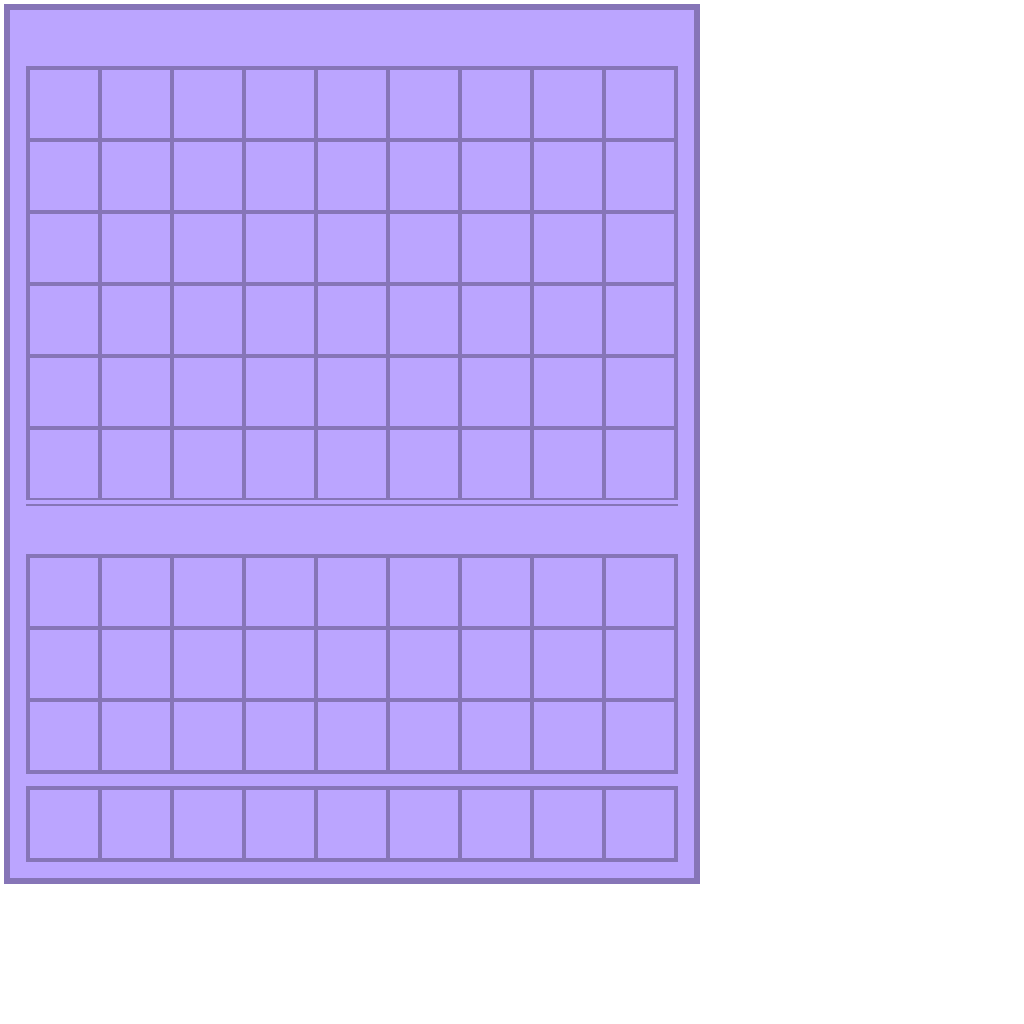
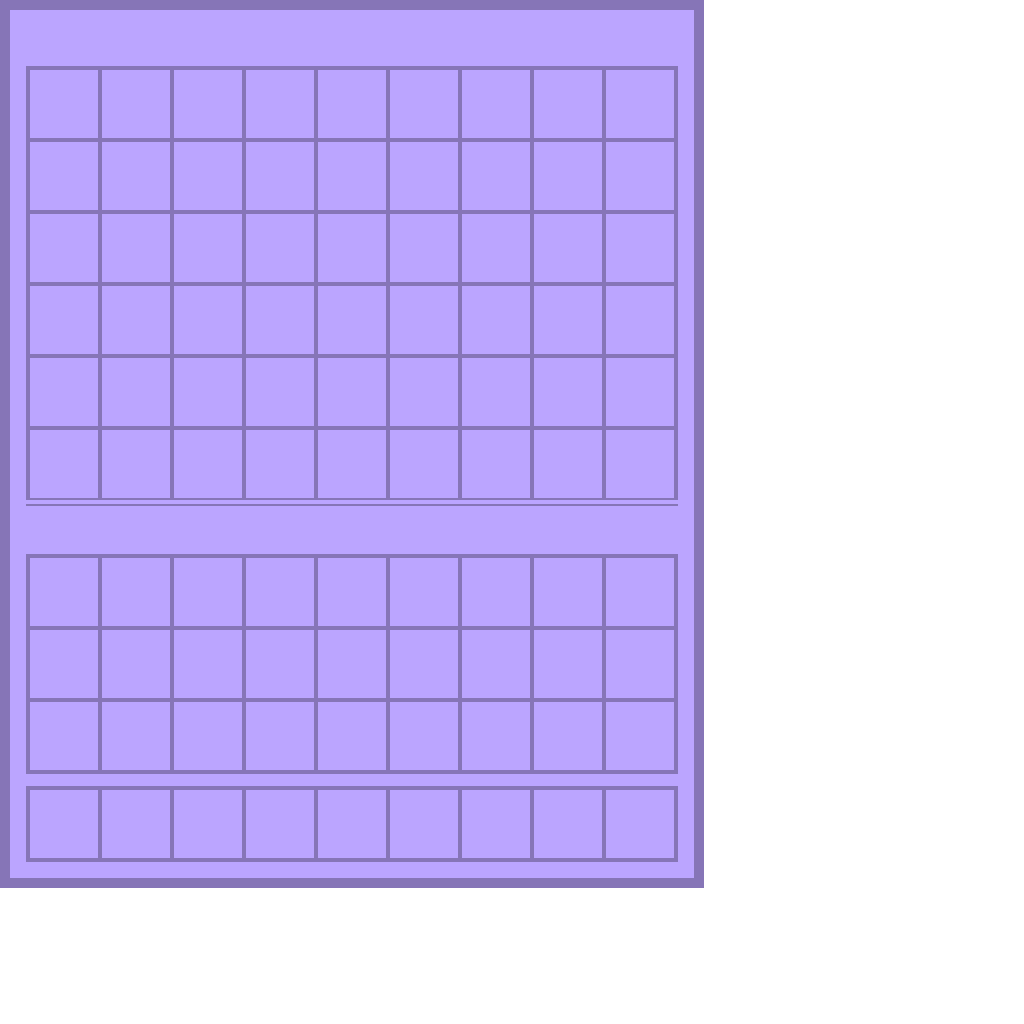
Before/after of a w=1024, h=1024 layered artwork. What changed in the layer stack:
painted on "Tekenlaag 1" over [0, 0, 704, 888]
painted on "Tekenlaag 2" over [0, 0, 704, 888]
